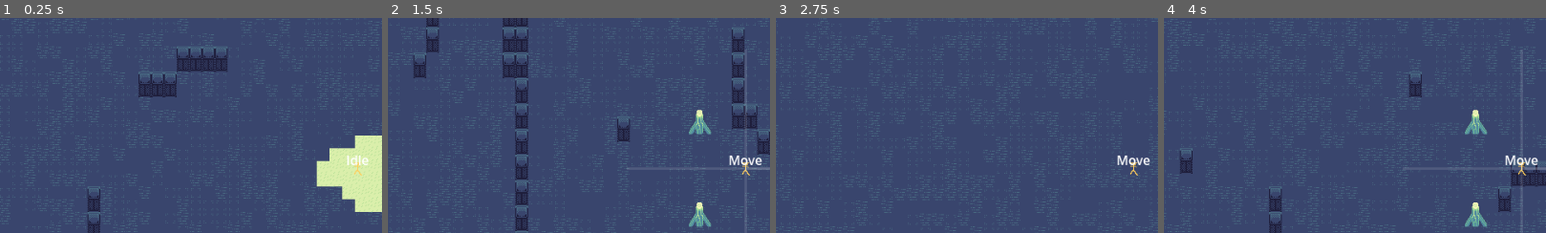
Above: before the commit, frames 1-4 (left to right).
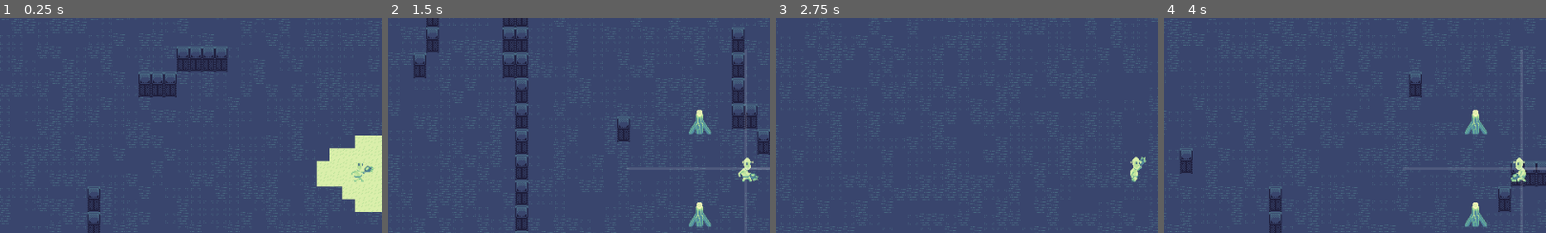
Above: after the commit, the same moments.

Repository: austingwatson/Signal
Game: Godot game, scene res://scenes/test_level_screen.tscn
The game is run twice, just before and just after one commit, with the same random seed, the same clock (stepped at 60 frames per second) and the same inputs. This scene is started directly instead of the project's main scene.
Inputs (mouse positions are % of the whole screen's width and height, from its top left):
- Up to frame 1 (0.25 s): no input
- Up to frame 2 (1.5 s): tap Enter at 0.5 s; move the mouse to (72, 45) at 0.52 s; hold D (move_right) 0.53-1.28 s; tap F (build) at 0.6 s; click (72, 45) at 0.67 s; move the mouse to (30, 55) at 1.27 s; hold S (move_down) from 1.28 s (still down); tap E (interact) at 1.35 s; click (30, 55) at 1.42 s
- Up to frame 3 (2.75 s): move the mouse to (60, 28) at 2.02 s; release S (move_down) at 2.03 s; hold D (move_right) from 2.03 s (still down); tap F (build) at 2.1 s; click (60, 28) at 2.17 s
- Up to frame 4 (4 s): move the mouse to (45, 70) at 2.77 s; release D (move_right) at 2.78 s; hold W (move_up) 2.78-3.53 s; tap E (interact) at 2.85 s; click (45, 70) at 2.92 s; move the mouse to (80, 65) at 3.52 s; hold A (move_left) from 3.53 s (still down); tap F (build) at 3.6 s; click (80, 65) at 3.67 s
The pictures show only the part of the screen within x 3-53%, y 15-65%; the shares and areas given below are measured in that part.

The runs differ from the first frame. In frame 1, 0.3% of the frame differs, in the area x 90-98%, y 64-77%; in frame 2, 0.5%, in the area x 89-98%, y 64-77%; in frame 3, 0.4%; in frame 4, 0.5%.

Commit message:
added player sprite and multi tool sprite movement

Diff:
--- a/scenes/entity/actor/player.tscn
+++ b/scenes/entity/actor/player.tscn
@@ -5,22 +5,127 @@
 [ext_resource type="Resource" uid="uid://dpdasdrol8771" path="res://resources/movement/player_movement.tres" id="3_pfhf4"]
 [ext_resource type="PackedScene" uid="uid://dgy1y2sif2ssm" path="res://scenes/statemachine/state_machine.tscn" id="4_f6cxi"]
 [ext_resource type="Script" uid="uid://dm683srhdyg8f" path="res://scripts/statemachine/player/player_idle.gd" id="4_owhjy"]
-[ext_resource type="Texture2D" uid="uid://bpjwg4v8t55ce" path="res://assets/textures/temp.png" id="5_f6cxi"]
 [ext_resource type="PackedScene" uid="uid://cn7sofji6atcy" path="res://scenes/statemachine/state.tscn" id="5_owhjy"]
 [ext_resource type="Script" uid="uid://bm6y42oisxte8" path="res://scripts/statemachine/player/player_move.gd" id="5_v7w8l"]
 [ext_resource type="PackedScene" uid="uid://cscg2jn5o56fc" path="res://scenes/entity/multi_tool.tscn" id="9_18kca"]
+[ext_resource type="Texture2D" uid="uid://6sc3o0yc2ndw" path="res://assets/textures/actors/player_sheet.png" id="10_8l8co"]
 [ext_resource type="PackedScene" uid="uid://dur7fjor7jyr4" path="res://scenes/ui/build_menu.tscn" id="11_eybgf"]
 
 [sub_resource type="CircleShape2D" id="CircleShape2D_v7w8l"]
 radius = 16.0
 
+[sub_resource type="AtlasTexture" id="AtlasTexture_eybgf"]
+atlas = ExtResource("10_8l8co")
+region = Rect2(0, 0, 32, 32)
+
+[sub_resource type="AtlasTexture" id="AtlasTexture_b81v7"]
+atlas = ExtResource("10_8l8co")
+region = Rect2(0, 32, 32, 32)
+
+[sub_resource type="AtlasTexture" id="AtlasTexture_qxtqe"]
+atlas = ExtResource("10_8l8co")
+region = Rect2(0, 64, 32, 32)
+
+[sub_resource type="AtlasTexture" id="AtlasTexture_726y4"]
+atlas = ExtResource("10_8l8co")
+region = Rect2(0, 96, 32, 32)
+
+[sub_resource type="AtlasTexture" id="AtlasTexture_psmt1"]
+atlas = ExtResource("10_8l8co")
+region = Rect2(0, 0, 32, 32)
+
+[sub_resource type="AtlasTexture" id="AtlasTexture_ckmxu"]
+atlas = ExtResource("10_8l8co")
+region = Rect2(32, 0, 32, 32)
+
+[sub_resource type="AtlasTexture" id="AtlasTexture_s8o64"]
+atlas = ExtResource("10_8l8co")
+region = Rect2(64, 0, 32, 32)
+
+[sub_resource type="AtlasTexture" id="AtlasTexture_vrjrw"]
+atlas = ExtResource("10_8l8co")
+region = Rect2(96, 0, 32, 32)
+
+[sub_resource type="AtlasTexture" id="AtlasTexture_mfv3l"]
+atlas = ExtResource("10_8l8co")
+region = Rect2(0, 64, 32, 32)
+
+[sub_resource type="AtlasTexture" id="AtlasTexture_1sbqw"]
+atlas = ExtResource("10_8l8co")
+region = Rect2(32, 64, 32, 32)
+
+[sub_resource type="AtlasTexture" id="AtlasTexture_xwbx1"]
+atlas = ExtResource("10_8l8co")
+region = Rect2(64, 64, 32, 32)
+
+[sub_resource type="AtlasTexture" id="AtlasTexture_5vqjj"]
+atlas = ExtResource("10_8l8co")
+region = Rect2(96, 64, 32, 32)
+
+[sub_resource type="SpriteFrames" id="SpriteFrames_ka65a"]
+animations = [{
+"frames": [{
+"duration": 1.0,
+"texture": SubResource("AtlasTexture_eybgf")
+}, {
+"duration": 1.0,
+"texture": SubResource("AtlasTexture_b81v7")
+}],
+"loop": true,
+"name": &"idle",
+"speed": 3.0
+}, {
+"frames": [{
+"duration": 1.0,
+"texture": SubResource("AtlasTexture_qxtqe")
+}, {
+"duration": 1.0,
+"texture": SubResource("AtlasTexture_726y4")
+}],
+"loop": true,
+"name": &"idle_up",
+"speed": 3.0
+}, {
+"frames": [{
+"duration": 1.0,
+"texture": SubResource("AtlasTexture_psmt1")
+}, {
+"duration": 1.0,
+"texture": SubResource("AtlasTexture_ckmxu")
+}, {
+"duration": 1.0,
+"texture": SubResource("AtlasTexture_s8o64")
+}, {
+"duration": 1.0,
+"texture": SubResource("AtlasTexture_vrjrw")
+}],
+"loop": true,
+"name": &"move",
+"speed": 5.0
+}, {
+"frames": [{
+"duration": 1.0,
+"texture": SubResource("AtlasTexture_mfv3l")
+}, {
+"duration": 1.0,
+"texture": SubResource("AtlasTexture_1sbqw")
+}, {
+"duration": 1.0,
+"texture": SubResource("AtlasTexture_xwbx1")
+}, {
+"duration": 1.0,
+"texture": SubResource("AtlasTexture_5vqjj")
+}],
+"loop": true,
+"name": &"move_up",
+"speed": 5.0
+}]
+
 [node name="Player" type="Node2D" unique_id=366550933]
+z_index = 1
 script = ExtResource("1_8l8co")
 
 [node name="Camera2D" type="Camera2D" parent="." unique_id=776672925]
-
-[node name="Sprite2D" type="Sprite2D" parent="." unique_id=1836848407]
-texture = ExtResource("5_f6cxi")
 
 [node name="MovementComponent" parent="." unique_id=1806296702 node_paths=PackedStringArray("entity") instance=ExtResource("2_v7w8l")]
 entity = NodePath("..")
@@ -28,17 +133,19 @@
 
 [node name="StateMachine" parent="." unique_id=560415475 node_paths=PackedStringArray("initial_State") instance=ExtResource("4_f6cxi")]
 initial_State = NodePath("Idle")
-show_state = true
 
-[node name="Idle" parent="StateMachine" unique_id=394219668 node_paths=PackedStringArray("movement_component") instance=ExtResource("5_owhjy")]
+[node name="Idle" parent="StateMachine" unique_id=394219668 node_paths=PackedStringArray("movement_component", "animated_sprite") instance=ExtResource("5_owhjy")]
 script = ExtResource("4_owhjy")
 movement_component = NodePath("../../MovementComponent")
+animated_sprite = NodePath("../../AnimatedSprite2D")
 
-[node name="Move" parent="StateMachine" unique_id=160497168 node_paths=PackedStringArray("player", "movement_component") instance=ExtResource("5_owhjy")]
+[node name="Move" parent="StateMachine" unique_id=160497168 node_paths=PackedStringArray("player", "movement_component", "animated_sprite", "multi_tool") instance=ExtResource("5_owhjy")]
 visible = false
 script = ExtResource("5_v7w8l")
 player = NodePath("../..")
 movement_component = NodePath("../../MovementComponent")
+animated_sprite = NodePath("../../AnimatedSprite2D")
+multi_tool = NodePath("../../MultiTool")
 
 [node name="InteractComponent" type="Area2D" parent="." unique_id=1245282860]
 collision_layer = 2
@@ -49,7 +156,14 @@
 [node name="CollisionShape2D" type="CollisionShape2D" parent="InteractComponent" unique_id=1285492473]
 shape = SubResource("CircleShape2D_v7w8l")
 
+[node name="AnimatedSprite2D" type="AnimatedSprite2D" parent="." unique_id=1131539903]
+sprite_frames = SubResource("SpriteFrames_ka65a")
+animation = &"idle"
+autoplay = "idle"
+frame_progress = 0.8662698
+
 [node name="MultiTool" parent="." unique_id=1102108494 instance=ExtResource("9_18kca")]
+z_index = -1
 
 [node name="BuildMenu" parent="." unique_id=533637646 instance=ExtResource("11_eybgf")]
 line_color = Color(1, 1, 1, 0.11764706)
--- a/scenes/entity/multi_tool.tscn
+++ b/scenes/entity/multi_tool.tscn
@@ -2,12 +2,34 @@
 
 [ext_resource type="Script" uid="uid://bh40vdt57j3mm" path="res://scripts/entity/multi_tool.gd" id="1_uaj3a"]
 [ext_resource type="Resource" uid="uid://8a2ju0aoqlpc" path="res://resources/multi_tool/multi_tool_stats.tres" id="2_cduic"]
+[ext_resource type="Texture2D" uid="uid://6sc3o0yc2ndw" path="res://assets/textures/actors/player_sheet.png" id="3_urkem"]
+
+[sub_resource type="AtlasTexture" id="AtlasTexture_urkem"]
+atlas = ExtResource("3_urkem")
+region = Rect2(32, 32, 32, 16)
+
+[sub_resource type="AtlasTexture" id="AtlasTexture_pr2jc"]
+atlas = ExtResource("3_urkem")
+region = Rect2(64, 32, 32, 16)
+
+[sub_resource type="AtlasTexture" id="AtlasTexture_scn6n"]
+atlas = ExtResource("3_urkem")
+region = Rect2(32, 48, 32, 16)
 
 [sub_resource type="CircleShape2D" id="CircleShape2D_cduic"]
+
+[sub_resource type="AtlasTexture" id="AtlasTexture_rayeu"]
+atlas = ExtResource("3_urkem")
+region = Rect2(32, 32, 32, 16)
+
+[sub_resource type="AtlasTexture" id="AtlasTexture_2uwa8"]
+atlas = ExtResource("3_urkem")
+region = Rect2(0, 0, 32, 32)
 
 [node name="MultiTool" type="Node2D" unique_id=1102108494]
 script = ExtResource("1_uaj3a")
 multi_tool_stats = ExtResource("2_cduic")
+textures = Array[Texture2D]([SubResource("AtlasTexture_urkem"), SubResource("AtlasTexture_pr2jc"), SubResource("AtlasTexture_scn6n")])
 
 [node name="PingSound" type="AudioStreamPlayer" parent="." unique_id=560716390]
 
@@ -20,5 +42,13 @@
 [node name="CollisionShape2D" type="CollisionShape2D" parent="PingRange" unique_id=767641077]
 shape = SubResource("CircleShape2D_cduic")
 
+[node name="Sprite2D" type="Sprite2D" parent="." unique_id=862048438]
+texture = SubResource("AtlasTexture_rayeu")
+offset = Vector2(8, 2)
+
+[node name="temp" type="Sprite2D" parent="." unique_id=215520164]
+visible = false
+texture = SubResource("AtlasTexture_2uwa8")
+
 [connection signal="area_entered" from="PingRange" to="." method="_on_ping_range_area_entered"]
 [connection signal="area_exited" from="PingRange" to="." method="_on_ping_range_area_exited"]
--- a/scripts/component/movement_component.gd
+++ b/scripts/component/movement_component.gd
@@ -3,6 +3,7 @@
 
 @export var entity: Node2D
 @export var movement_resource: MovementResource
+var direction := Vector2.ZERO
 var velocity := Vector2.ZERO
 
 
@@ -11,4 +12,5 @@
 
 
 func set_direction(direction: Vector2) -> void:
+	self.direction = direction
 	velocity = direction.normalized() * movement_resource.speed
--- a/scripts/entity/multi_tool.gd
+++ b/scripts/entity/multi_tool.gd
@@ -2,16 +2,33 @@
 extends Node2D
 
 @export var multi_tool_stats: MultiToolStats
+@export var textures: Array[Texture2D] = []
 var signal_towers: Array[InteractableComponent] = []
+var facing_direction := 1
+@onready var sprite := $Sprite2D
 
 
 func _ready() -> void:
 	var ping_range: CircleShape2D = $PingRange/CollisionShape2D.shape
 	ping_range.radius = multi_tool_stats.signal_range
 
+	sprite.texture = textures[0]
+
 
 func _physics_process(_delta: float) -> void:
 	ping()
+
+	look_at(get_global_mouse_position())
+	rotation = wrapf(rotation, -PI, PI)
+	if facing_direction > 0:
+		rotation = clamp(rotation, deg_to_rad(-45), deg_to_rad(45))
+		sprite.flip_v = false
+	elif facing_direction < 0:
+		if rotation < 0 and rad_to_deg(rotation) > -135:
+			rotation = deg_to_rad(-135)
+		elif rotation > 0 and rad_to_deg(rotation) < 115:
+			rotation = deg_to_rad(115)
+		sprite.flip_v = true
 
 
 func ping() -> void:
--- a/scripts/statemachine/player/player_idle.gd
+++ b/scripts/statemachine/player/player_idle.gd
@@ -1,13 +1,22 @@
 extends State
 
 @export var movement_component: MovementComponent
+@export var animated_sprite: AnimatedSprite2D
 
 
 func enter(_data: Dictionary) -> void:
 	movement_component.set_direction(Vector2.ZERO)
+	play_idle_animation()
 
 
 func input() -> void:
 	var direction := Input.get_vector("move_left", "move_right", "move_up", "move_down")
 	if direction != Vector2.ZERO:
 		statemachine.enter_state("Move", {"direction": direction})
+
+
+func play_idle_animation() -> void:
+	if animated_sprite.animation == "move":
+		animated_sprite.play("idle")
+	elif animated_sprite.animation == "move_up":
+		animated_sprite.play("idle_up")
--- a/scripts/statemachine/player/player_move.gd
+++ b/scripts/statemachine/player/player_move.gd
@@ -2,10 +2,13 @@
 
 @export var player: Node2D
 @export var movement_component: MovementComponent
+@export var animated_sprite: AnimatedSprite2D
+@export var multi_tool: MultiTool
 
 
 func enter(data: Dictionary) -> void:
 	movement_component.set_direction(data["direction"])
+	play_move_animation(data["direction"])
 
 
 func input() -> void:
@@ -13,4 +16,20 @@
 	if direction == Vector2.ZERO:
 		statemachine.enter_state("Idle")
 	else:
+		if movement_component.direction != direction:
+			play_move_animation(direction)
 		movement_component.set_direction(direction)
+
+
+func play_move_animation(direction: Vector2) -> void:
+	if direction.y < 0:
+		animated_sprite.play("move_up")
+	else:
+		animated_sprite.play("move")
+
+	if direction.x < 0:
+		animated_sprite.flip_h = true
+		multi_tool.facing_direction = -1
+	elif direction.x > 0:
+		animated_sprite.flip_h = false
+		multi_tool.facing_direction = 1
Not shown, added: assets/textures/actors/player_sheet.png.import
Not shown, added: assets/textures/st_temp.png.import
